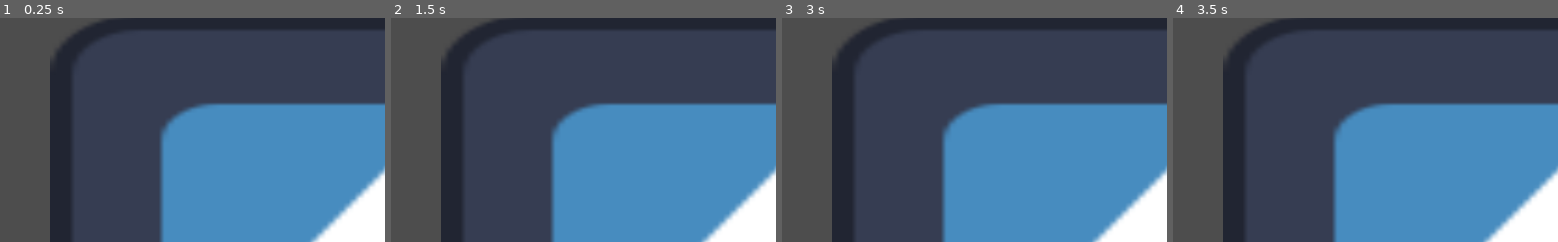
Above: before the commit, frames 1-4 (left to right).
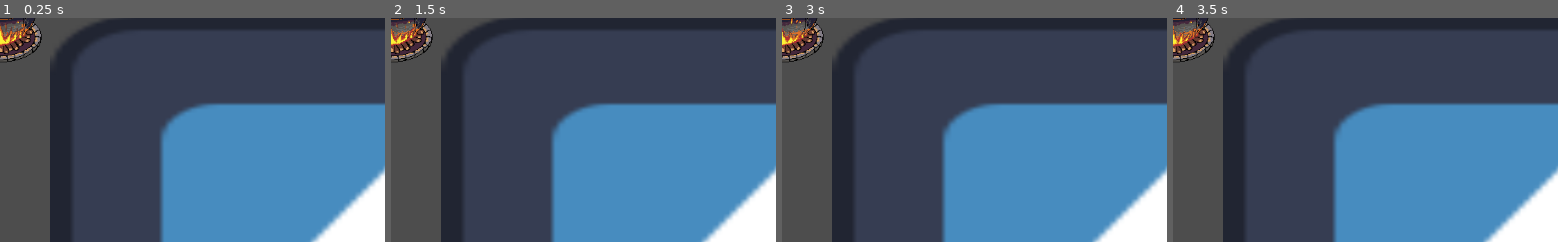
Above: after the commit, the same moments.

Repository: 0xspiderr/itec-2026
Game: Godot game, scene res://_level/level_1.tscn
Same seed, same stepped clock (60 frames per second), same inputs: the game is played once before the commit and once after it. This scene is started directly instead of the project's main scene. The engine's default icon, where the game draws it, is replaced by a stand-in: a white triangle on a blue panel in a dark square.
Inputs:
- Up to frame 1 (0.25 s): no input
- Up to frame 2 (1.5 s): tap Enter at 0.5 s; hold D (right) 0.53-1.28 s; hold E (pickup) 0.53-1.28 s; hold Down (down) from 1.28 s (still down); tap E (pickup) at 1.35 s
- Up to frame 3 (3 s): tap Space at 2 s; release Down (down) at 2.03 s; hold D (right) 2.03-2.78 s; hold E (pickup) 2.03-2.78 s; tap Enter at 2.75 s; hold W (up) from 2.78 s (still down); tap E (pickup) at 2.85 s
- Up to frame 4 (3.5 s): keep holding W (up)
The pictures show only the part of the screen within x 0-50%, y 0-50%; the shares and areas given below are measured in that part.

The runs differ from the first frame. In frame 1, 1.6% of the frame differs, in the area x 0-11%, y 0-20%; in frame 2, 1.5%; in frame 3, 1.5%; in frame 4, 1.5%.

Commit message:
added: item throw in the soup and soup timer

Diff:
--- a/_level/level_1.tscn
+++ b/_level/level_1.tscn
@@ -2,6 +2,7 @@
 
 [ext_resource type="Texture2D" uid="uid://bydh5cqb6r4py" path="res://icon.svg" id="1_42i0l"]
 [ext_resource type="Script" uid="uid://bcdqsxsl18nyn" path="res://_level/level_manager.gd" id="1_xtfeo"]
+[ext_resource type="PackedScene" uid="uid://ddfopkjypbgg1" path="res://_soup/soup.tscn" id="3_q4hp6"]
 
 [node name="Level1" type="Node2D" unique_id=1302037982]
 script = ExtResource("1_xtfeo")
@@ -64,3 +65,5 @@
 
 [node name="ItemSpawnTimer" type="Timer" parent="." unique_id=1399354534]
 wait_time = 2.0
+
+[node name="Soup" parent="." unique_id=1386634272 instance=ExtResource("3_q4hp6")]
--- a/_rat/rat.gd
+++ b/_rat/rat.gd
@@ -16,7 +16,6 @@
 @onready var input_component: InputComponent = $InputComponent
 @onready var animated_sprite_2d: AnimatedSprite2D = $AnimatedSprite2D
 
-@export var items_cnt: int = 0
 
 const ANIM_MAP = {
 	Vector2.ZERO: &"idle",
@@ -34,6 +33,7 @@
 }
 
 var is_picking_up: bool = false
+var picked_items: Dictionary = {}
 
 func _ready() -> void:
 	var sprite_frame = player_sprite_frames.get(sprite_frame_index)
@@ -60,7 +60,7 @@
 
 func _animate_player() -> void:
 	var dir = input_component.direction
-	if ANIM_MAP.has(dir) and items_cnt == 0:
+	if ANIM_MAP.has(dir) and picked_items.is_empty():
 		animated_sprite_2d.play(ANIM_MAP[dir])
 	elif ANIM_HOLD.has(dir):
 		animated_sprite_2d.play(ANIM_HOLD[dir])
@@ -82,17 +82,25 @@
 	for area in areas:
 		var item = area.get_parent()
 		if item is PickableItem:
+			picked_items[item.item_name] = 1
 			item.server_confirm_pickup(self)
+			print(picked_items)
 			return
+		elif item is Soup:
+			if not picked_items.is_empty():
+				var send_item = picked_items.keys()[0]
+				picked_items.erase(send_item)
+				print(picked_items)
+				item.server_receive_ingredient(self, send_item)
 
 
 func item_pickup():
 	_play_pickup_effects.rpc()
 
+
 @rpc("authority", "call_local", "reliable")
 func _play_pickup_effects():
 	is_picking_up = true
-	# Replace with your actual animation name
 	animated_sprite_2d.play("pickup")
 	print("PICKED UP")
 	await animated_sprite_2d.animation_finished
--- a/_rat/rat.tscn
+++ b/_rat/rat.tscn
@@ -26,9 +26,6 @@
 properties/5/path = NodePath(".:sprite_frame_index")
 properties/5/spawn = true
 properties/5/replication_mode = 2
-properties/6/path = NodePath(".:items_cnt")
-properties/6/spawn = true
-properties/6/replication_mode = 2
 
 [sub_resource type="CapsuleShape2D" id="CapsuleShape2D_n77cq"]
 radius = 26.0
--- /dev/null
+++ b/_soup/soup.gd
@@ -0,0 +1,54 @@
+class_name Soup extends Node2D
+
+@export var starting_time: float = 60.0
+@export var soup_time: float
+var is_game_over: bool = false
+var ingredients: Array[String] = []
+
+const ITEM_TIME_VALUES: Dictionary = {
+	"winter berries": 5.0,
+	"dried barley": 10.0,
+	"mushroom": 15.0,
+	"wild leeks": 8.0
+}
+
+
+func _ready() -> void:
+	soup_time = starting_time
+
+
+func _process(delta: float) -> void:
+	if not multiplayer.is_server() or is_game_over:
+		return
+
+	soup_time -= delta
+
+	if soup_time <= 0.0:
+		soup_time = 0.0
+		is_game_over = true
+		_trigger_game_over.rpc()
+
+
+func server_receive_ingredient(player: RatController, item_name: String) -> void:
+	if not multiplayer.is_server() or is_game_over:
+		return
+
+	ingredients.append(item_name)
+
+	var time_added = ITEM_TIME_VALUES.get(item_name, 5.0)
+	soup_time += time_added
+
+	print("soup received: ", item_name, " added: ", time_added, "s total: ", soup_time, "s")
+
+	_sync_soup_data.rpc(ingredients)
+
+
+@rpc("authority", "call_local", "reliable")
+func _sync_soup_data(synced_ingredients: Array) -> void:
+	ingredients = synced_ingredients
+	# Visuals: Play a happy "splash" or "bubble" animation here
+
+@rpc("authority", "call_local", "reliable")
+func _trigger_game_over() -> void:
+	is_game_over = true
+	print("game over")
--- /dev/null
+++ b/_soup/soup.tscn
@@ -0,0 +1,92 @@
+[gd_scene format=3 uid="uid://ddfopkjypbgg1"]
+
+[ext_resource type="Script" uid="uid://dt8uqxhe175fw" path="res://_soup/soup.gd" id="1_fotto"]
+[ext_resource type="Texture2D" uid="uid://db8r6417bksb8" path="res://Assets/Oala/cazan.png" id="2_y8oxa"]
+
+[sub_resource type="AtlasTexture" id="AtlasTexture_0p4kj"]
+atlas = ExtResource("2_y8oxa")
+region = Rect2(0, 0, 128, 128)
+
+[sub_resource type="AtlasTexture" id="AtlasTexture_3ix5q"]
+atlas = ExtResource("2_y8oxa")
+region = Rect2(128, 0, 128, 128)
+
+[sub_resource type="AtlasTexture" id="AtlasTexture_7r22i"]
+atlas = ExtResource("2_y8oxa")
+region = Rect2(256, 0, 128, 128)
+
+[sub_resource type="AtlasTexture" id="AtlasTexture_8c1p4"]
+atlas = ExtResource("2_y8oxa")
+region = Rect2(384, 0, 128, 128)
+
+[sub_resource type="AtlasTexture" id="AtlasTexture_ld3k3"]
+atlas = ExtResource("2_y8oxa")
+region = Rect2(512, 0, 128, 128)
+
+[sub_resource type="AtlasTexture" id="AtlasTexture_000xh"]
+atlas = ExtResource("2_y8oxa")
+region = Rect2(640, 0, 128, 128)
+
+[sub_resource type="SpriteFrames" id="SpriteFrames_htqbx"]
+animations = [{
+"frames": [{
+"duration": 1.0,
+"texture": SubResource("AtlasTexture_0p4kj")
+}, {
+"duration": 1.0,
+"texture": SubResource("AtlasTexture_3ix5q")
+}, {
+"duration": 1.0,
+"texture": SubResource("AtlasTexture_7r22i")
+}, {
+"duration": 1.0,
+"texture": SubResource("AtlasTexture_8c1p4")
+}, {
+"duration": 1.0,
+"texture": SubResource("AtlasTexture_ld3k3")
+}, {
+"duration": 1.0,
+"texture": SubResource("AtlasTexture_000xh")
+}],
+"loop": true,
+"name": &"idle",
+"speed": 5.0
+}]
+
+[sub_resource type="CircleShape2D" id="CircleShape2D_y8oxa"]
+radius = 70.0
+
+[sub_resource type="RectangleShape2D" id="RectangleShape2D_y8oxa"]
+size = Vector2(179, 154)
+
+[sub_resource type="SceneReplicationConfig" id="SceneReplicationConfig_y8oxa"]
+properties/0/path = NodePath(".:soup_time")
+properties/0/spawn = true
+properties/0/replication_mode = 1
+
+[node name="Soup" type="StaticBody2D" unique_id=1186833826]
+script = ExtResource("1_fotto")
+
+[node name="AnimatedSprite2D" type="AnimatedSprite2D" parent="." unique_id=1605693287]
+texture_filter = 1
+sprite_frames = SubResource("SpriteFrames_htqbx")
+animation = &"idle"
+autoplay = "idle"
+frame_progress = 0.7204089
+
+[node name="PhysicsCollision" type="CollisionShape2D" parent="." unique_id=1774775594]
+shape = SubResource("CircleShape2D_y8oxa")
+
+[node name="InteractArea" type="Area2D" parent="." unique_id=956630163]
+
+[node name="CollisionShape2D" type="CollisionShape2D" parent="InteractArea" unique_id=21796555]
+position = Vector2(0.5, 2)
+shape = SubResource("RectangleShape2D_y8oxa")
+
+[node name="LifeTimer" type="Timer" parent="." unique_id=2051340365]
+unique_name_in_owner = true
+
+[node name="MultiplayerSynchronizer" type="MultiplayerSynchronizer" parent="." unique_id=1514156742]
+replication_config = SubResource("SceneReplicationConfig_y8oxa")
+
+[connection signal="timeout" from="LifeTimer" to="." method="_on_life_timer_timeout"]
--- a/project.godot
+++ b/project.godot
@@ -26,7 +26,8 @@
 "res://_level/": "green",
 "res://_lobby/": "teal",
 "res://_network/": "blue",
-"res://_rat/": "red"
+"res://_rat/": "red",
+"res://pickable_item/": "orange"
 }
 
 [input]
Not shown, added: _soup/soup.gd.uid
